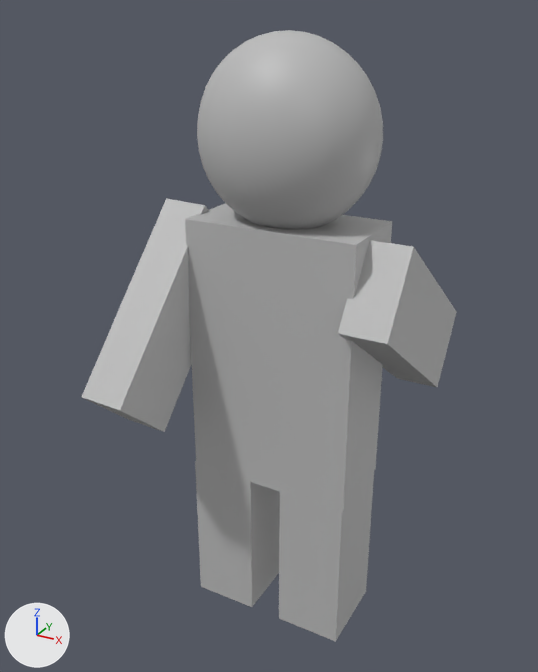
The FBX model Assets/Sample.fbx as it was, and as the next commit left it.
Camera for both pictures: a camera (50 mm lens) standing at (0.01817, -0.03503, 0.03597) and looking at (-0.00117, 0.00013, 0.01839). The axes (+X, +Y, +Z) are drawn at lower left. The lights are the same throughout. Where no turn or scale is listed for an object, it has been applied to the vertices. Vertices at the same position are counted once.
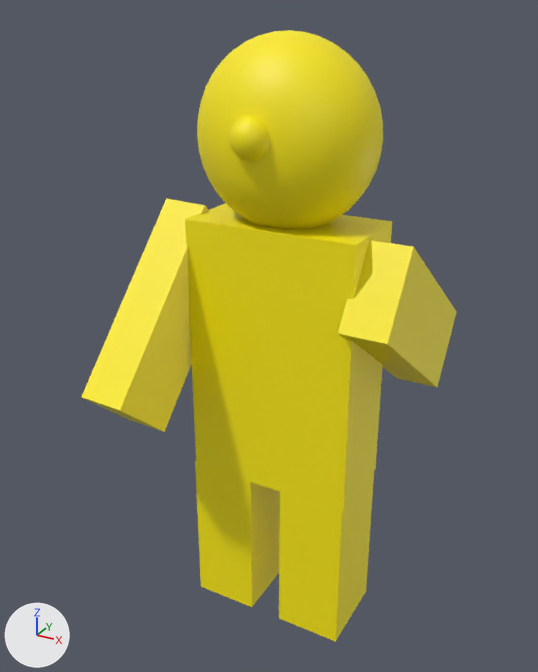
Location of each change, [x1, y1, x2, y2] in pixels of the pictures (538 x 672 px):
'pSphere2', recoloured, reshaped (grey to yellow): [82, 30, 457, 642] in both
part 1 of me_mesh, added (yellow): after [229, 115, 270, 161]

Patch to the scene script:
```diff
--- a/Assets/Sample.fbx.py
+++ b/Assets/Sample.fbx.py
@@ mat_lambert1 @@
 mat_lambert1 = principled_material('lambert1')
-mat_lambert1.base_color = (0.5, 0.5, 0.5)  # grey #bcbcbc
+mat_lambert1.base_color = (1.0, 0.85, 0.0)  # yellow #ffed00
@@ me_mesh @@
 me_mesh.from_pydata(...)  # 422 vertices, 820 faces; spans x -0.0076..0.0076, y -0.0091..0.0091, z -0.0175..0.0175
 # used by ob_psphere2; location = (-0.00022, 0.00022, 0.0175)
+# me_mesh part 1: a new loose piece, a UV sphere (20 segments, 20 rings, poles along z) spanning x -0.0008..0.0013, y -0.005..-0.0029, z 0.0118..0.0139, in mat_lambert1 (yellow #ffed00)
 me_mesh.materials.append(mat_lambert1)
```
